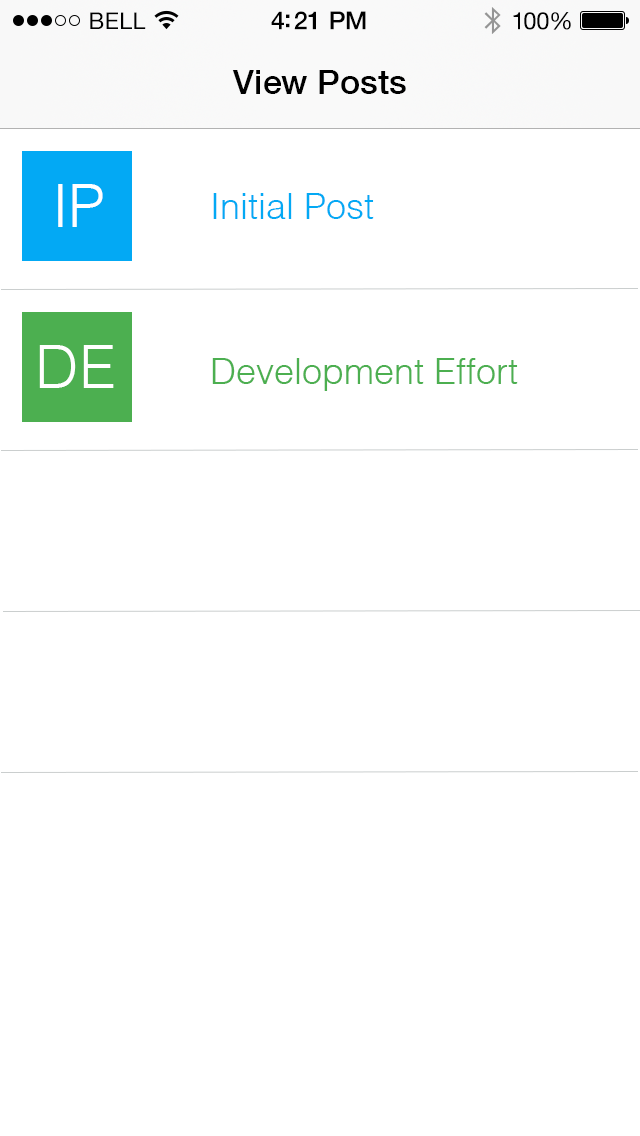
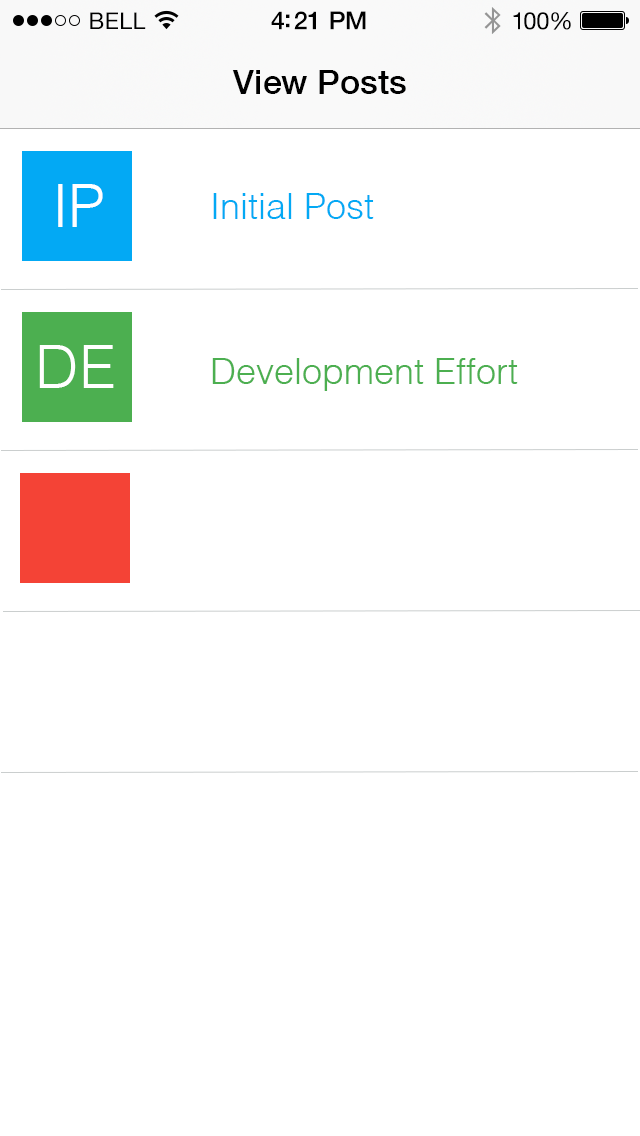
Layered file, before and after one edit (w=640, h=1136). Changes by layer:
added layer "Rectangle 3" in group "Navigation Bar (with back)" over [20, 473, 130, 583]
